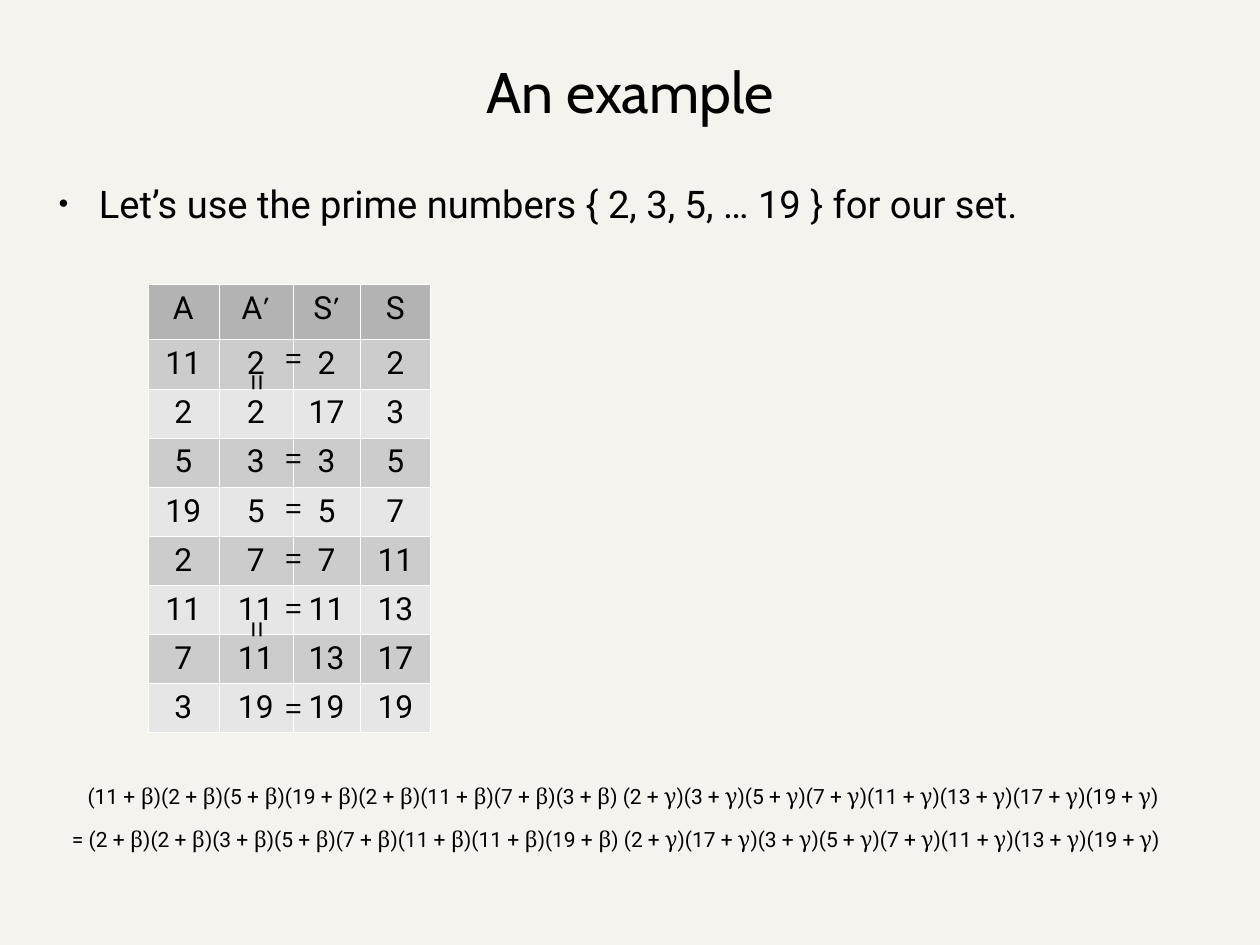
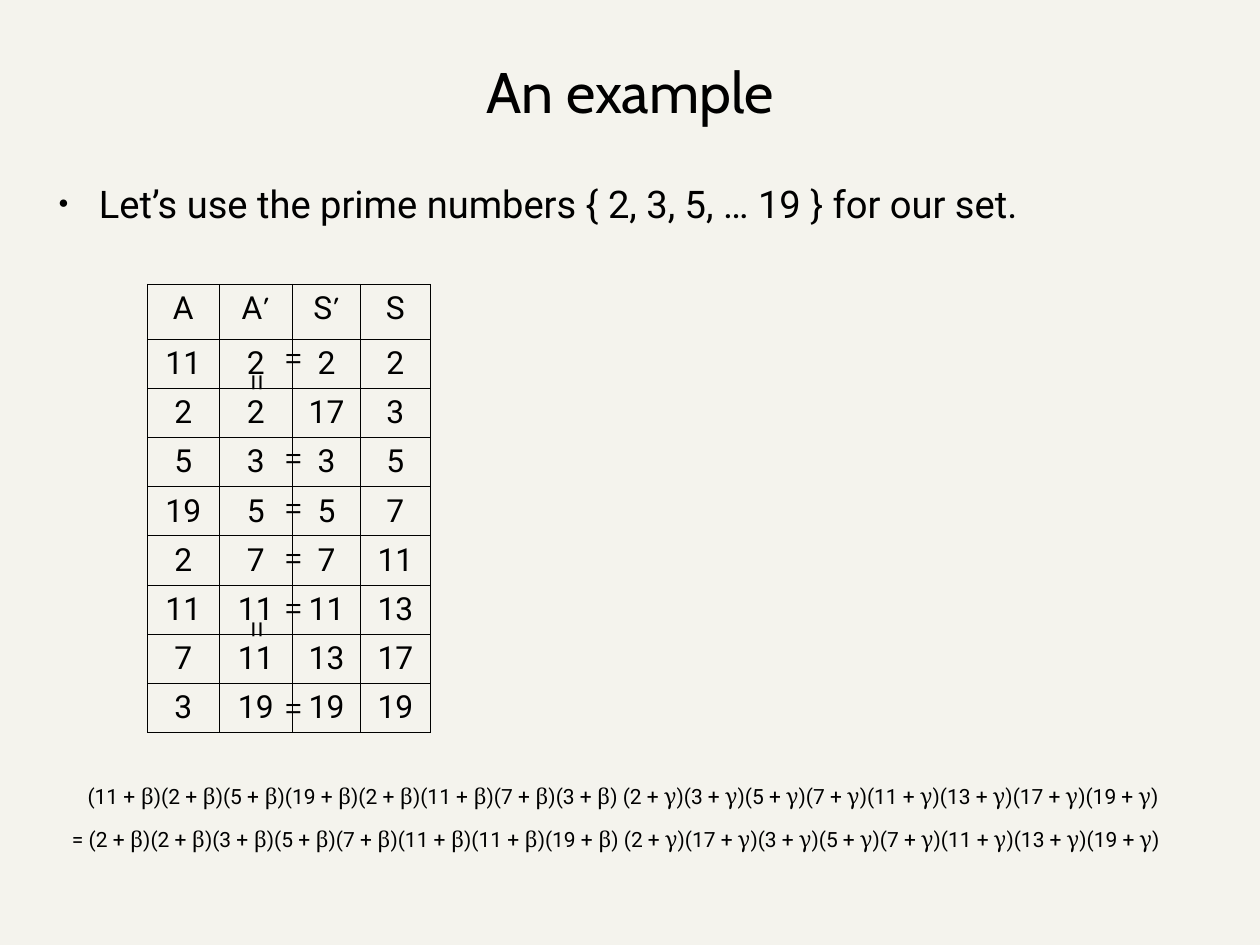
Before and after one commit to daira/halographs, a slide deck: slide 83 of deepdive.odp (slide 82 before the commit). Drawn at 1260x945 pixels with LibreOffice and Linux fonts; fonts in the diff are those of the drawing. Boxes give left, top, right and bottom in pixels: in the first picture for what was removed or moved away, otherwise in the second. Text is boxed around its words. In the diff, an @@ line names an element or a change of style, - is before the commit and + after.

```diff
--- a/deepdive.odp
+++ b/deepdive.odp
@@ table at [147, 285, 430, 733] @@
@@ fill #B3B3B3 to none in row 1 @@
@@ fill #CCCCCC to none in 16 cells @@
@@ fill #E6E6E6 to none in 16 cells @@
@@ borders changed @@
```
Also in this commit, not shown: 25 other slides changed, 1 slide added, 1 other file.
